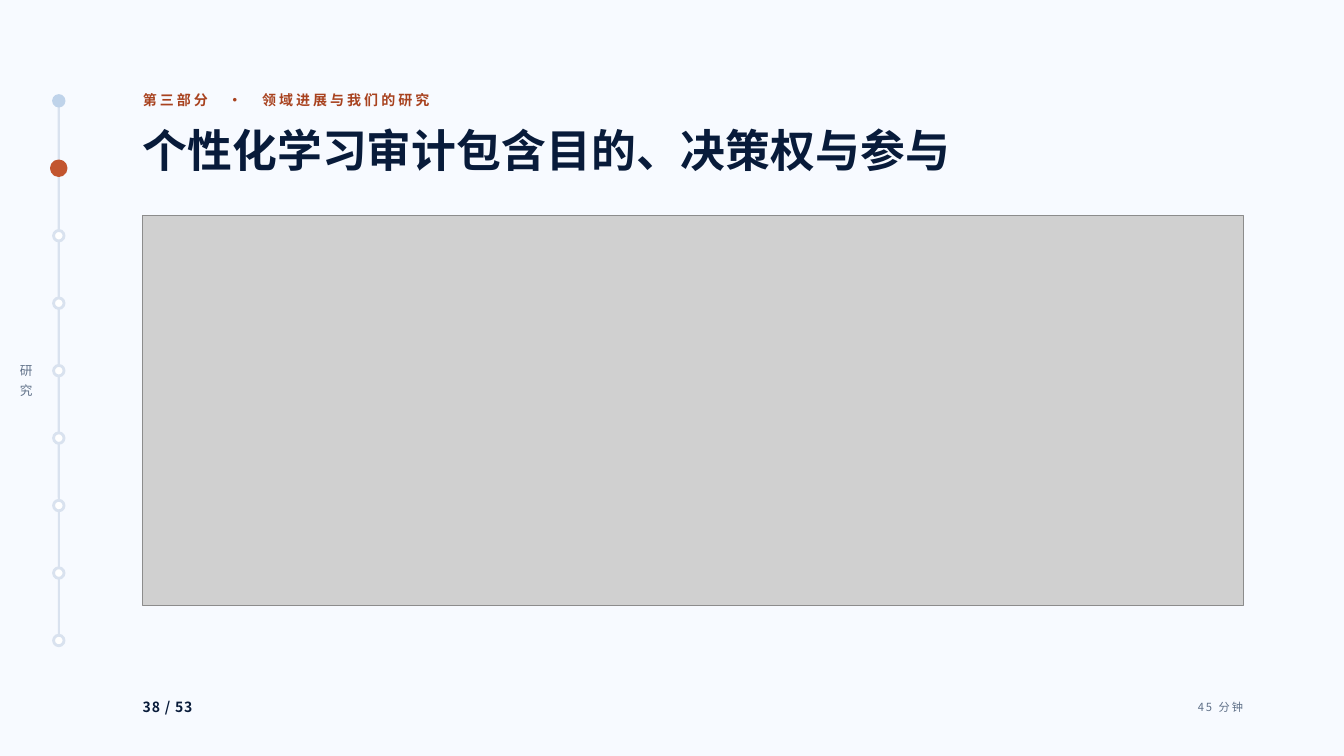
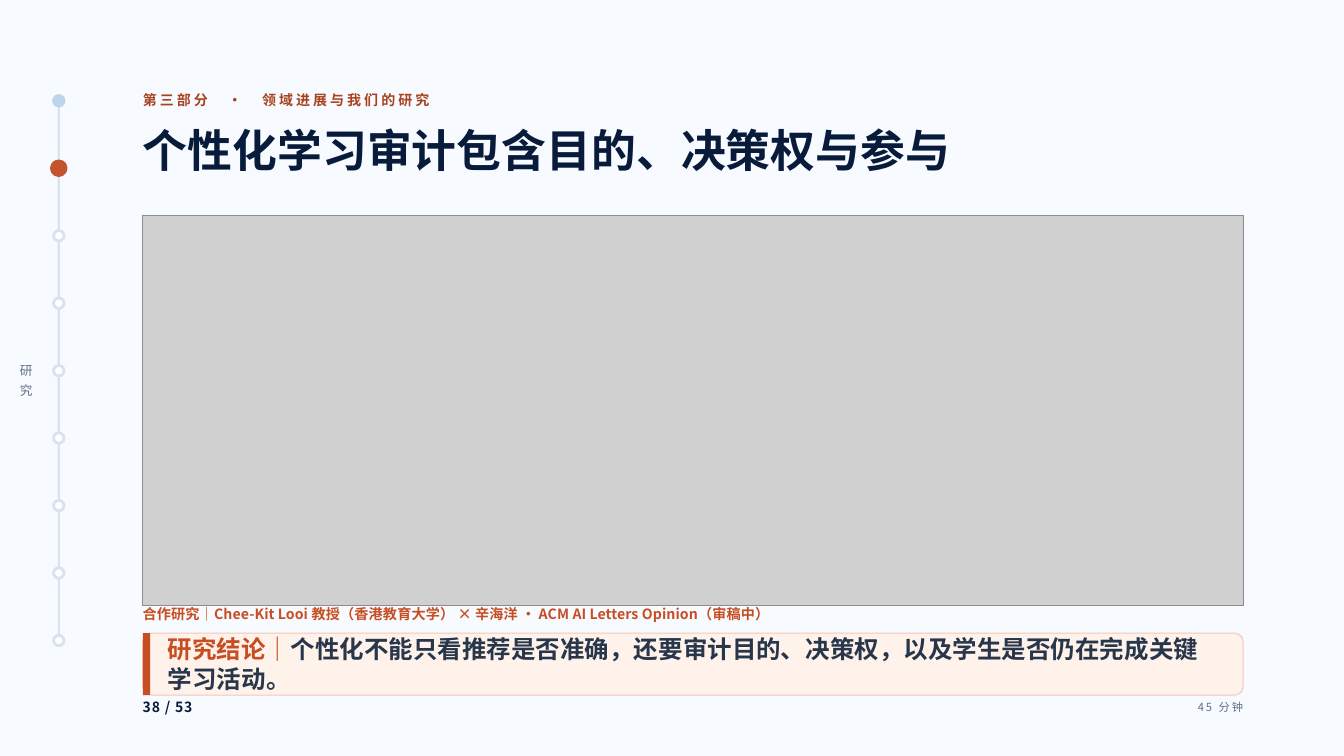
Before and after one commit to tonyxinvip/slides, a slide deck: slide 38 of student-ai-cognitive-division-2026/downloads/student-ai-cognitive-division-2026.pptx. Drawn at 1344x756 pixels with LibreOffice and Linux fonts; fonts in the diff are those of the drawing; grey boxes stand for pictures. Boxes give left, top, right and bottom in pixels: in the first picture for what was removed or moved away, otherwise in the second. Text is boxed around its words. In the diff, an @@ line names an element or a change of style, - is before the commit and + after.

```diff
--- a/student-ai-cognitive-division-2026/downloads/student-ai-cognitive-division-2026.pptx
+++ b/student-ai-cognitive-division-2026/downloads/student-ai-cognitive-division-2026.pptx
@@ text added at [143, 605, 769, 622], 10.1 pt, text #C74E22, bold @@
+合作研究｜Chee-Kit Looi 教授（香港教育大学） × 辛海洋 · ACM AI Letters Opinion（审稿中）
@@ rounded rectangle added at [143, 633, 1244, 695], fill #FFF2EA, outline #F3C8B7 0.75 pt @@
@@ rectangle added at [143, 633, 150, 695], fill #C74E22 @@
@@ text added at [168, 636, 1198, 690], 17.5 pt, text #27364A, bold @@
+研究结论｜个性化不能只看推荐是否准确，还要审计目的、决策权，以及学生是否仍在完成关键学习活动。
```
Also in this commit, not shown: 25 other slides changed, 57 other files.
